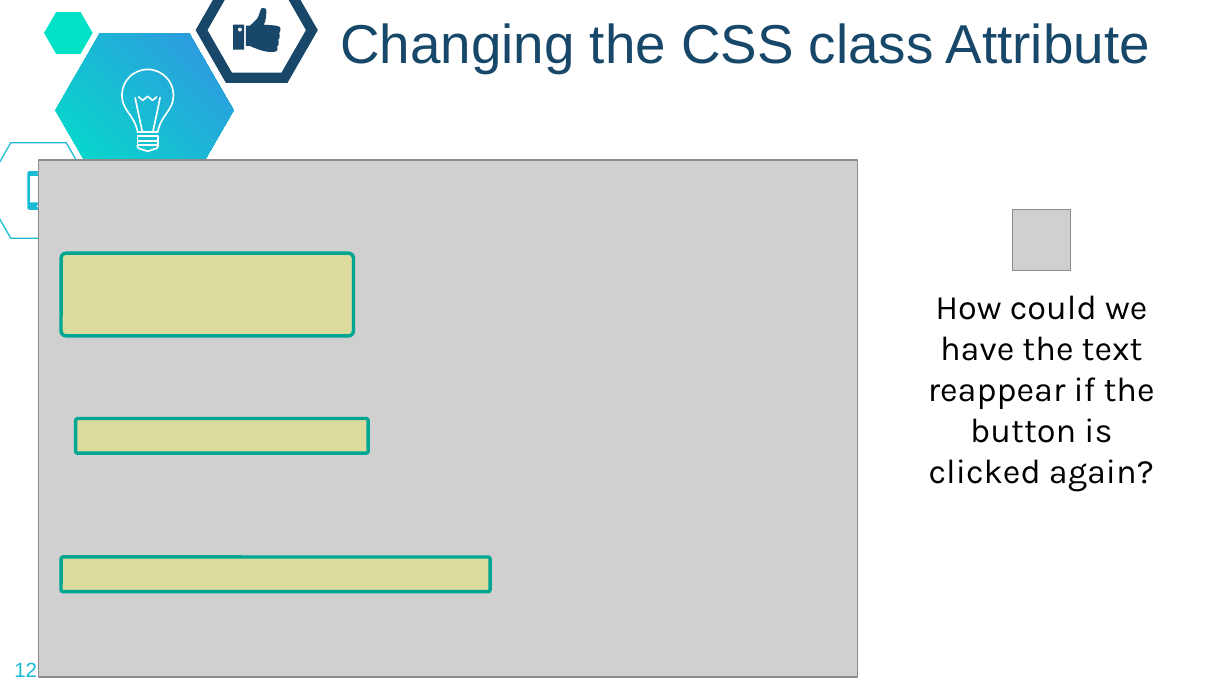
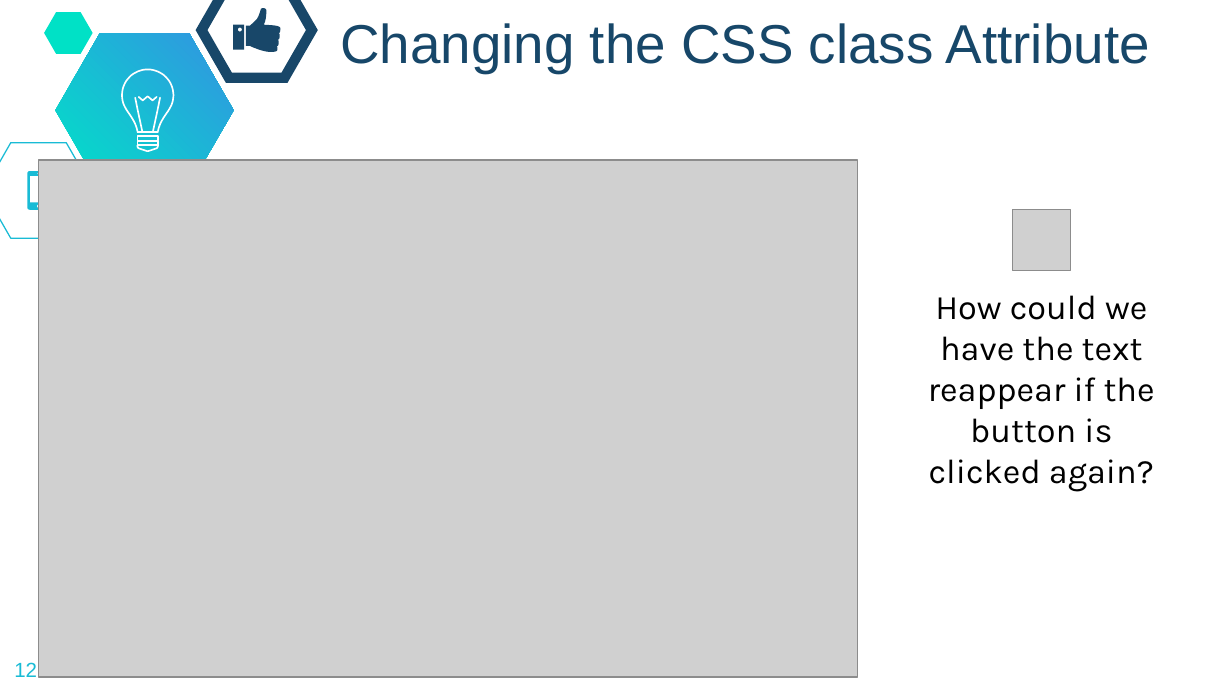
Before and after one commit to dickinson-comp256/COMP256, a slide deck: slide 12 of docs/materials/07-WebAbstractions/WA3-S-JavaScript.pptx. Drawn at 1232x693 pixels with LibreOffice and Linux fonts; fonts in the diff are those of the drawing; grey boxes stand for pictures; background and template pictures are left out. Boxes give left, top, right and bottom in pixels: in the first picture for what was removed or moved away, otherwise in the second. Text is boxed around its words. In the diff, an @@ line names an element or a change of style, - is before the commit and + after.

```diff
--- a/docs/materials/07-WebAbstractions/WA3-S-JavaScript.pptx
+++ b/docs/materials/07-WebAbstractions/WA3-S-JavaScript.pptx
@@ rounded rectangle removed at box(62, 253, 354, 335) @@
@@ rounded rectangle removed at box(75, 419, 367, 453) @@
@@ rounded rectangle removed at box(62, 557, 490, 591) @@
```
Also in this commit, not shown: 2 other slides changed.
